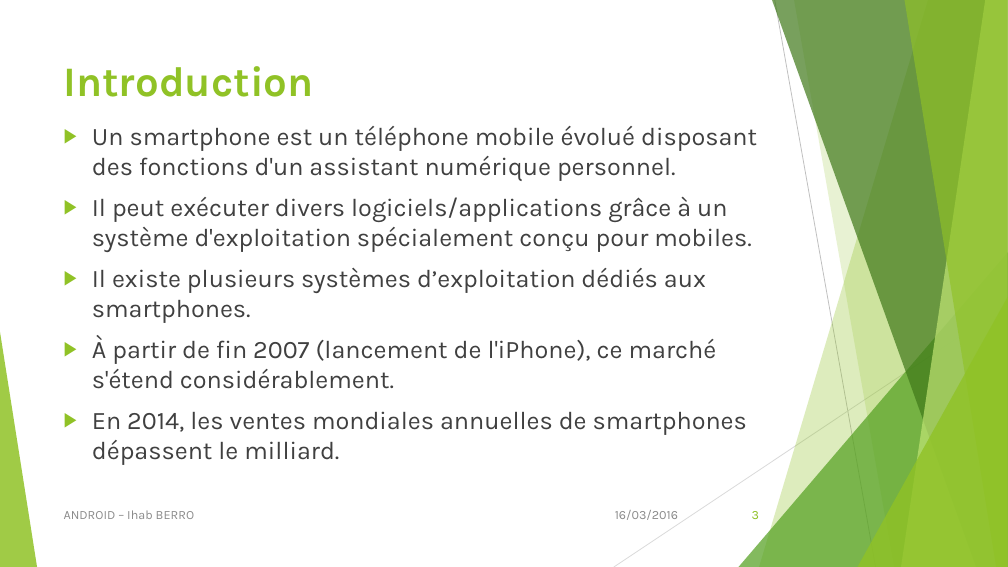
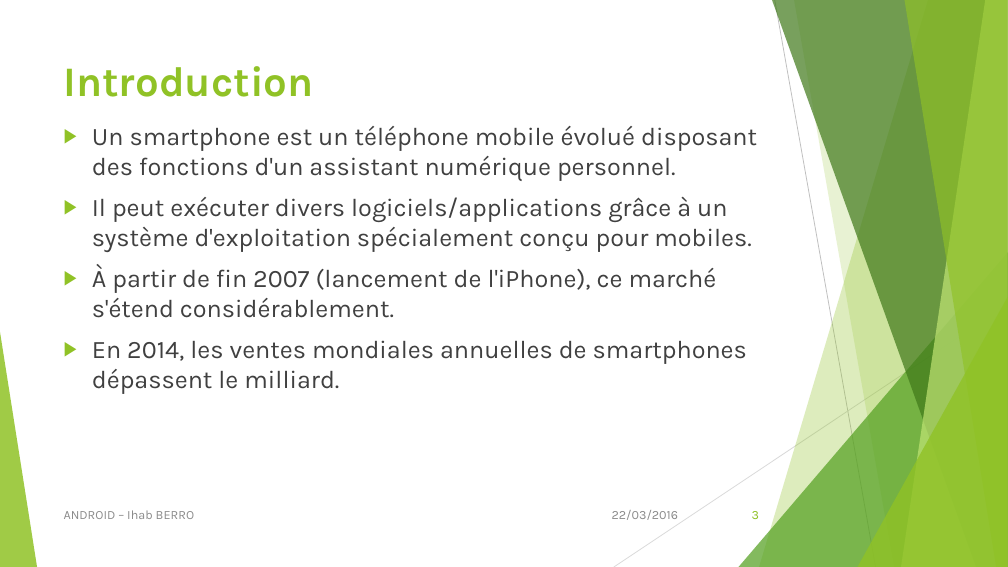
Before and after one commit to iberro/SMB214, a slide deck: slide 3 of Android.pptx. Drawn at 1008x567 pixels with LibreOffice and Linux fonts; fonts in the diff are those of the drawing. Boxes give left, top, right and bottom in pixels: in the first picture for what was removed or moved away, otherwise in the second. Text is boxed around its words. In the diff, an @@ line names an element or a change of style, - is before the commit and + after.

```diff
--- a/Android.pptx
+++ b/Android.pptx
@@ text at box(92, 268, 706, 323): paragraph removed @@
-▶ Il existe plusieurs systèmes d’exploitation dédiés aux smartphones.
@@ text at box(612, 510, 678, 520): text changed @@
-16/03/2016
+22/03/2016
```
Also in this commit, not shown: 18 other slides changed, 1 slide added, 1 slide removed.
